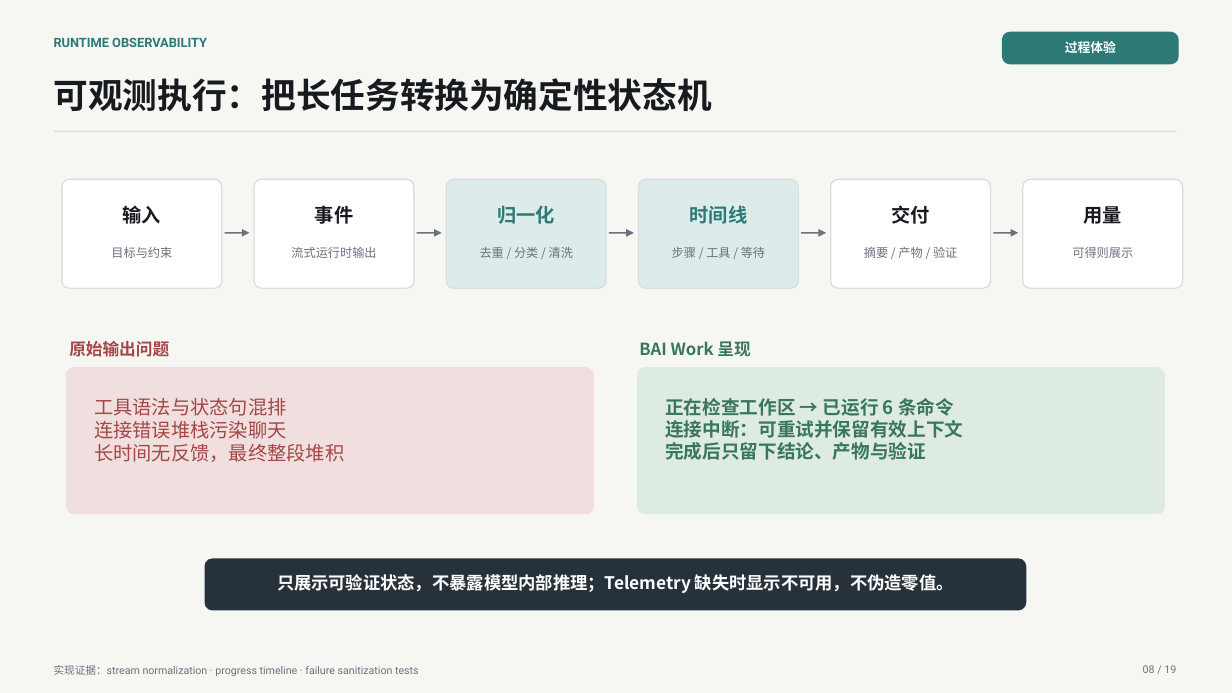
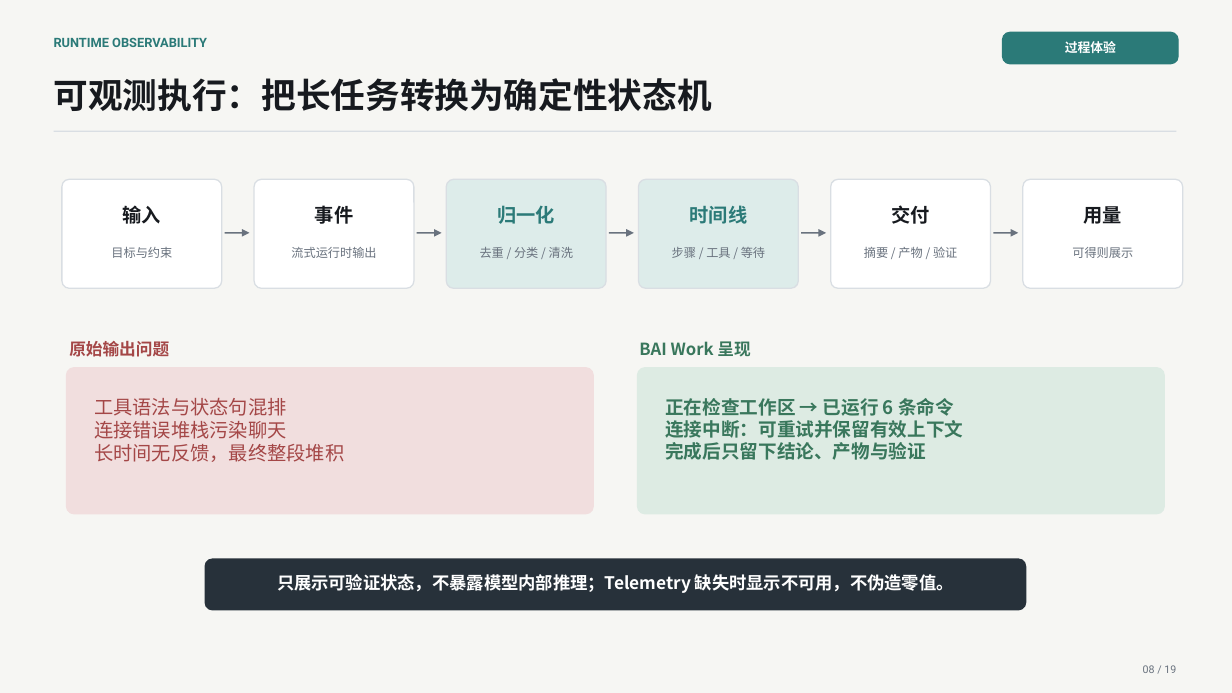
Before and after one commit to 2830500285/BAI-Work, a slide deck: slide 8 of docs/presentation/BAI-Work-Defense-Deck.pptx. Drawn at 1232x693 pixels with LibreOffice and Linux fonts; fonts in the diff are those of the drawing. Boxes give left, top, right and bottom in pixels: in the first picture for what was removed or moved away, otherwise in the second. Text is boxed around its words. In the diff, an @@ line names an element or a change of style, - is before the commit and + after.

```diff
--- a/docs/presentation/BAI-Work-Defense-Deck.pptx
+++ b/docs/presentation/BAI-Work-Defense-Deck.pptx
@@ text removed at bbox=[54, 665, 419, 676] @@
-实现证据：stream normalization · progress timeline · failure sanitization tests
```
Also in this commit, not shown: 16 other slides changed, 1 other file.
